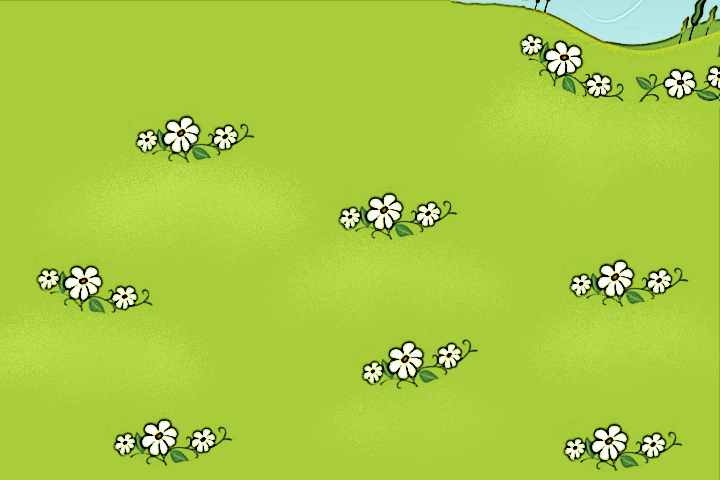
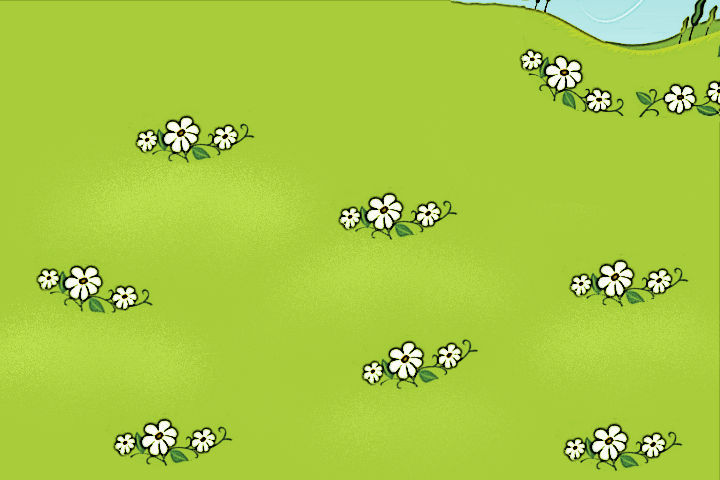
Before/after of a 720 × 480 layered artwork. What changed in the layer stack:
added layer "Livello incollato" above "Nuovo livello#1" over [441,36,720,207]
painted on "Nuovo livello" over [441,20,720,196]
